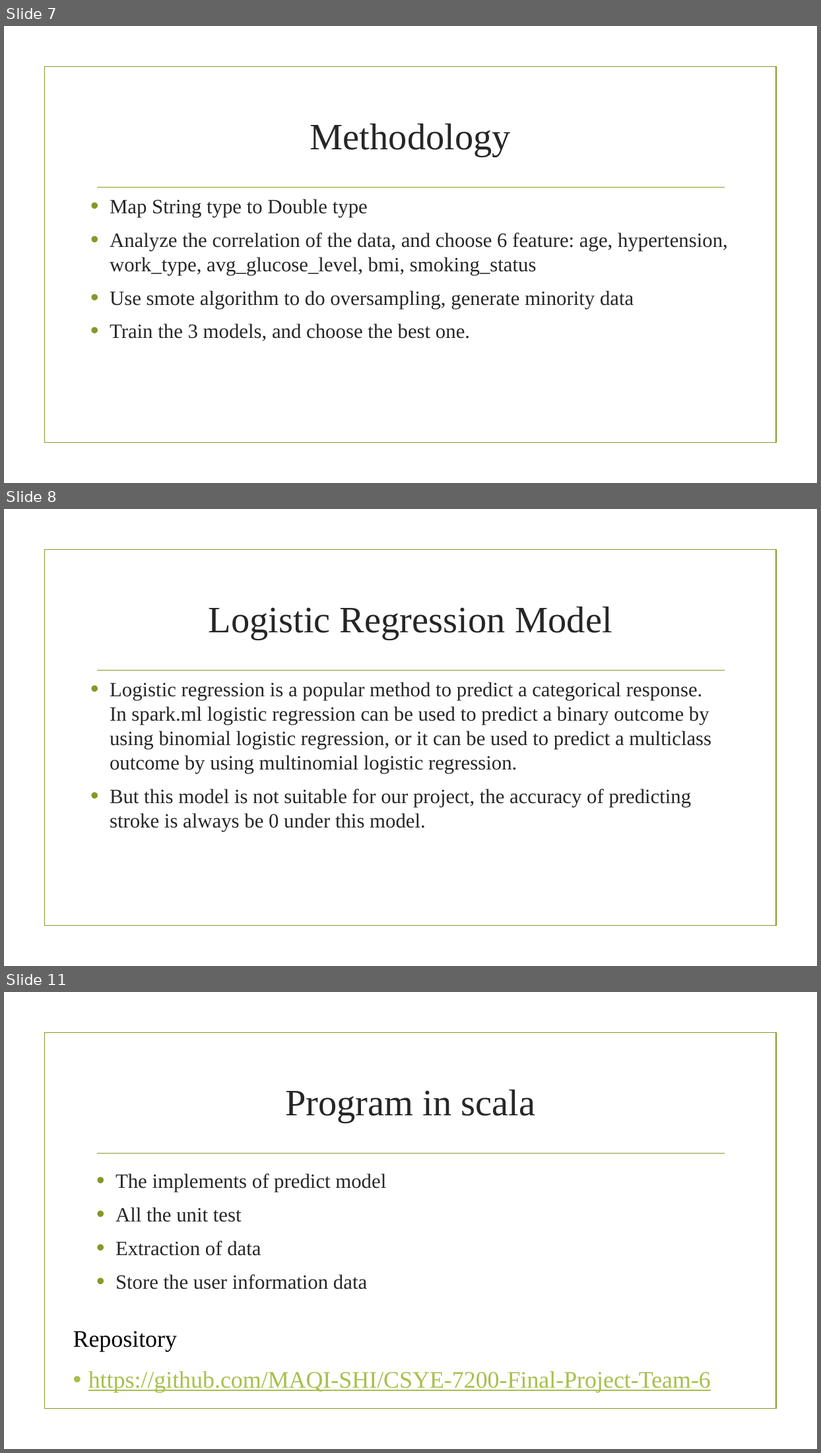
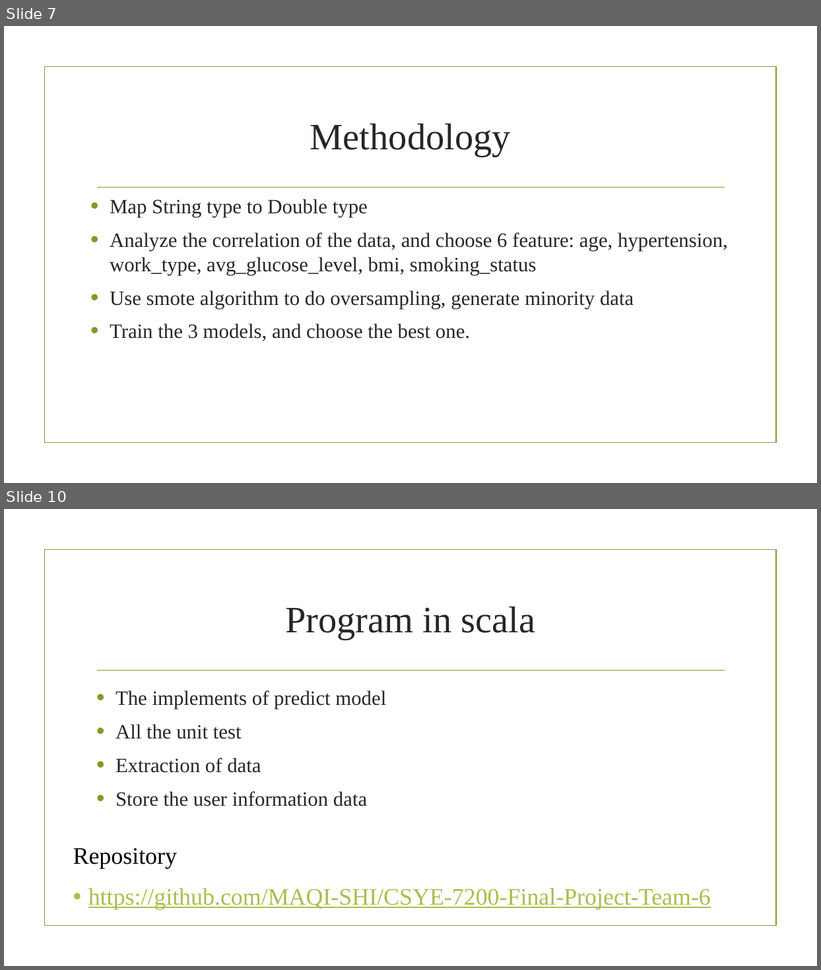
Before and after one commit to MAQI-SHI/CSYE-7200-Final-Project-Team-6, a slide deck: finalPresentation.pptx. Shown one above the other, each under a label of ours: slides 7, 8 and 11 before the commit, slides 7 and 10 after it; the slides between them are not shown. The pictures are 821x1453 and 821x970 pixels, drawn with LibreOffice and Linux fonts; fonts in the diff are those of the drawing; background and template pictures are left out. Boxes give left, top, right and bottom in pixels: in the first picture for what was removed or moved away, otherwise in the second. Text is boxed around its words. In the diff, an @@ line names an element or a change of style, - is before the commit and + after.

```diff
--- a/finalPresentation.pptx
+++ b/finalPresentation.pptx
@@ slide 8 removed at (4, 509, 817, 966), background picture (left out); not listed: 2 template elements that a slide beside it also shows @@
@@ title removed at (209, 607, 612, 640) @@
-Logistic Regression Model
@@ text removed at (110, 682, 712, 832) @@
-• Logistic regression is a popular method to predict a categorical response. In spark.ml logistic regression can be used to predict a binary outcome by using binomial logistic regression, or it can be used to predict a multiclass outcome by using multinomial logistic regression.
-• But this model is not suitable for our project, the accuracy of predicting stroke is always be 0 under this model.
@@ what was slide 11 is now slide 10 @@
```
Also in this commit, not shown: 1 slide changed, 1 slide added, 1 other slide removed.
